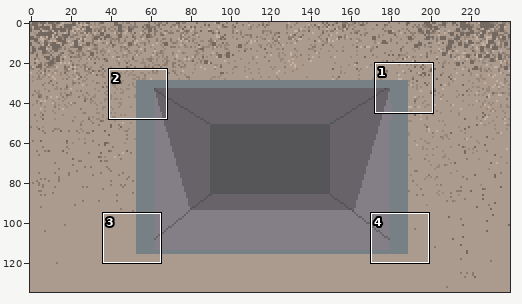
Sprite sheet: assets/sprites/Puzles/puzle2-rejilla/rejilla-sin-pastis.png. The picture above shows the old version from afar; the outline marks the close-up.
Close-up. Before the edit:
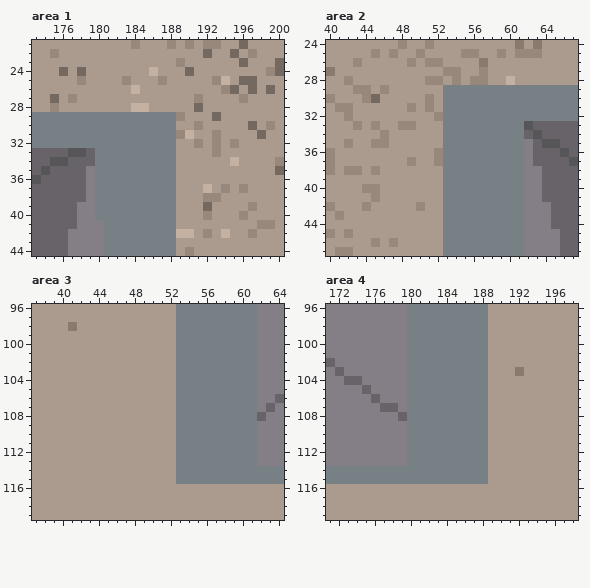
The file is 240x135 pixels. Colours within 5 levels of each other are drawn and written as one. Shown: area 1: x 173..200, y 21..44; area 2: x 40..67, y 24..47; area 3: x 37..64, y 96..119; area 4: x 171..198, y 96..119.
New version:
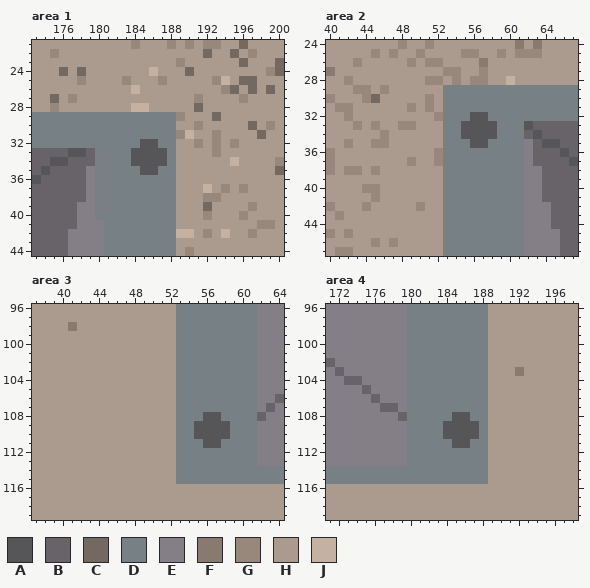
Palette (. is transparent): A #565557  B #676368  C #746960  D #768085  E #847e87  F #897a6f  G #98887b  H #ab9b8e  J #c4b1a2
Changes in this commit:
Area 1:
Colour D gives way to colour A in row 32 at x 185 to 186; in rows 33 to 34 at x 184 to 187; in row 35 at x 185 to 186.
Area 2:
Colour D gives way to colour A in row 32 at x 56 to 57; in rows 33 to 34 at x 55 to 58; in row 35 at x 56 to 57.
Area 3:
Colour D gives way to colour A in row 108 at x 56 to 57; in rows 109 to 110 at x 55 to 58; in row 111 at x 56 to 57.
Area 4:
Colour D gives way to colour A in row 108 at x 185 to 186; in rows 109 to 110 at x 184 to 187; in row 111 at x 185 to 186.
Boxes around the changes in both close-ups, in picture pixels (x1, y1, x2, y2):
changed: (131, 139, 167, 175)
changed: (461, 112, 497, 148)
changed: (194, 412, 230, 448)
changed: (443, 412, 479, 448)
